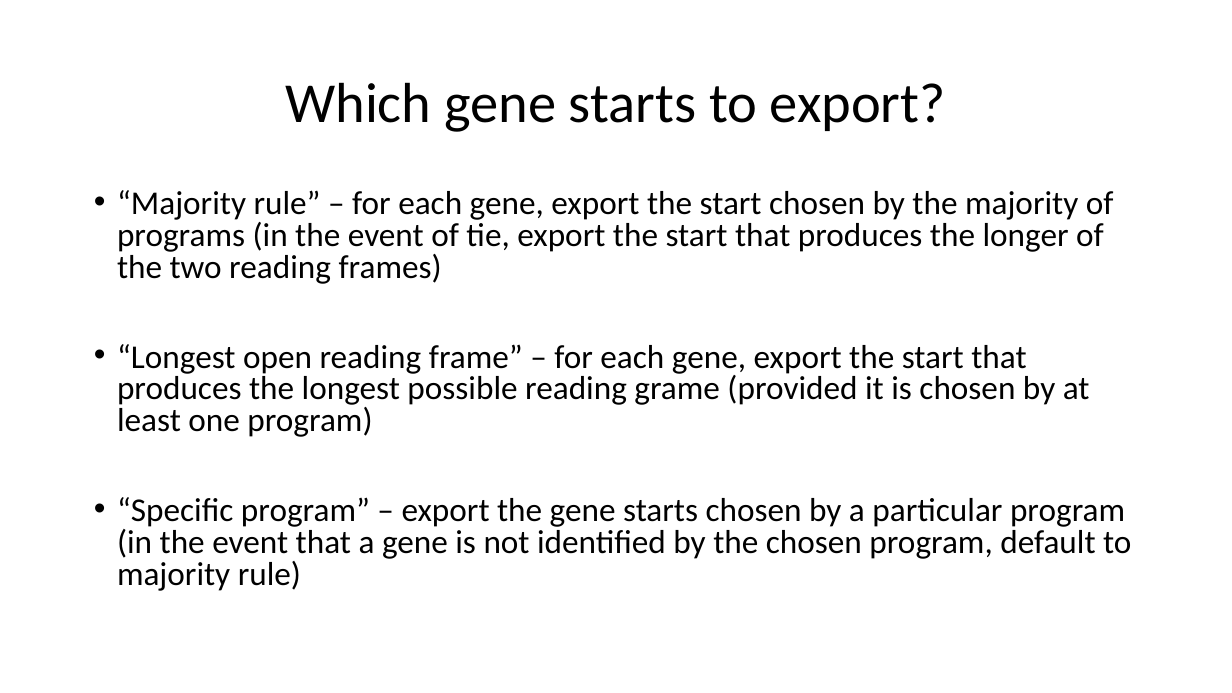
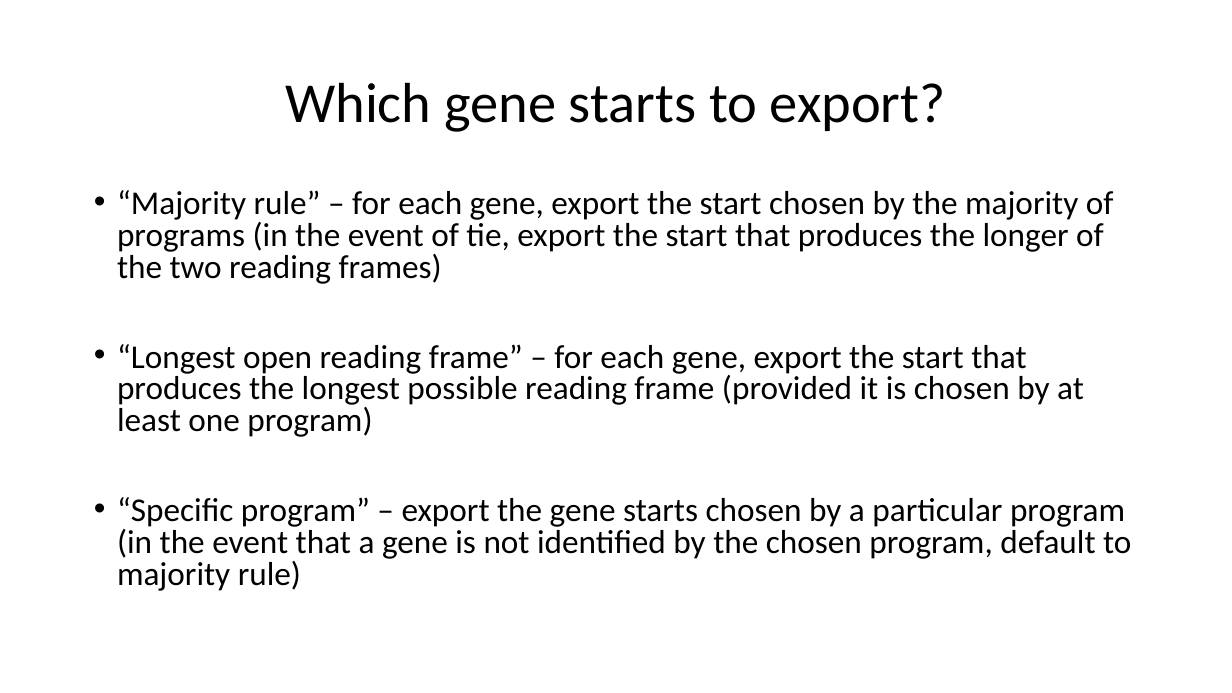
Before and after one commit to sarah-harris/PhageCommander, a slide deck: slide 17 of Phage Commander User Guide.pptx. Drawn at 1232x693 pixels with LibreOffice and Linux fonts; fonts in the diff are those of the drawing. Boxes give left, top, right and bottom in pixels: in the first picture for what was removed or moved away, otherwise in the second. Text is boxed around its words. In the diff, an @@ line names an element or a change of style, - is before the commit and + after.

```diff
--- a/Phage Commander User Guide.pptx
+++ b/Phage Commander User Guide.pptx
@@ text at (117,344,1084,437): text changed @@
-• “Longest open reading frame” – for each gene, export the start that produces the longest possible reading grame (provided it is chosen by at least one program)
+• “Longest open reading frame” – for each gene, export the start that produces the longest possible reading frame (provided it is chosen by at least one program)
```
Also in this commit, not shown: 6 other slides changed, 1 slide added, 2 other files.
